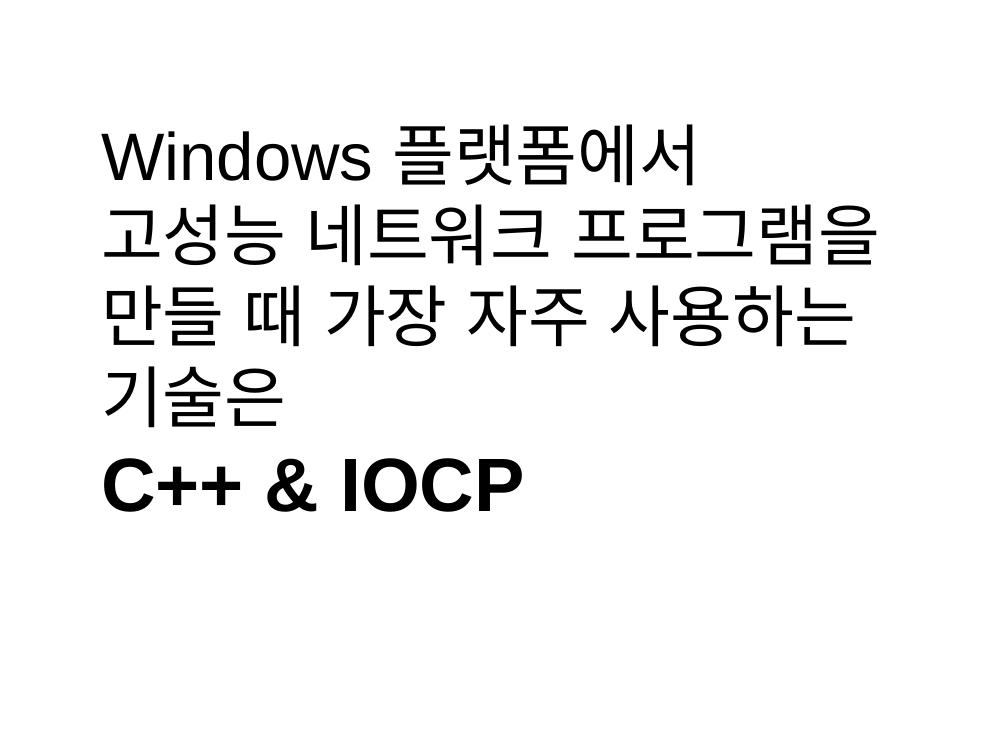
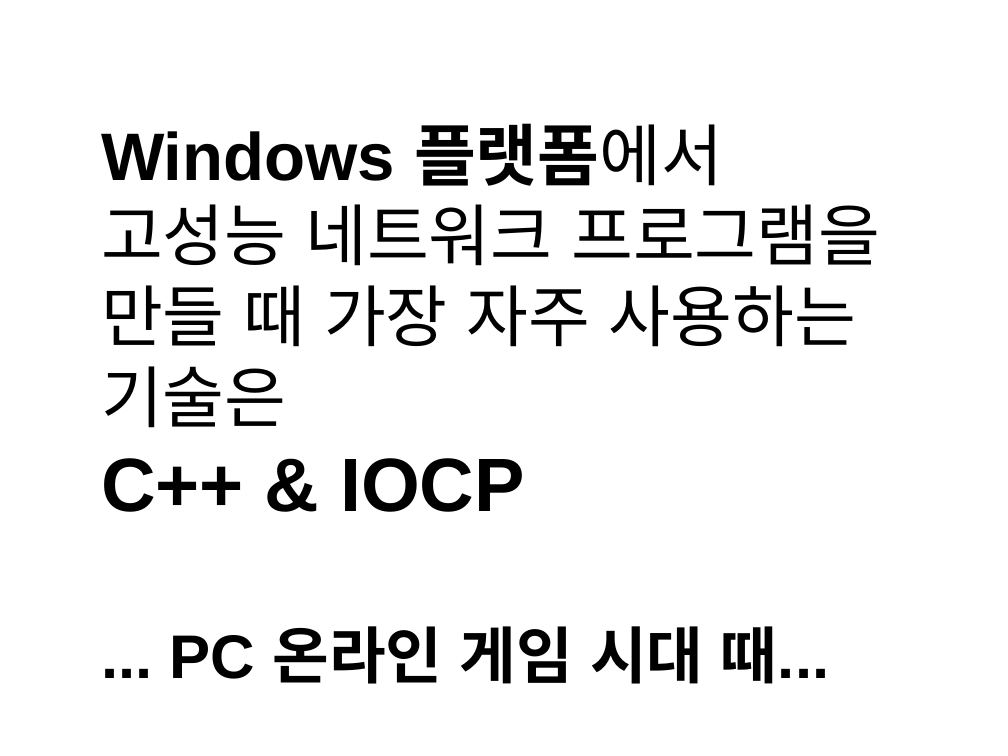
Before and after one commit to jacking75/conf_kgc2016_SuperSocket, a slide deck: slide 2 of {KGC2016]오픈소스 네트워크 엔진 SuperSocket 사용하기.pptx. Drawn at 1008x756 pixels with LibreOffice and Linux fonts; fonts in the diff are those of the drawing. Boxes give left, top, right and bottom in pixels: in the first picture for what was removed or moved away, otherwise in the second. Text is boxed around its words. In the diff, an @@ line names an element or a change of style, - is before the commit and + after.

```diff
--- a/{KGC2016]오픈소스 네트워크 엔진 SuperSocket 사용하기.pptx
+++ b/{KGC2016]오픈소스 네트워크 엔진 SuperSocket 사용하기.pptx
@@ text at box(101, 123, 880, 428): bold on in "Windows 플랫폼에서" @@
@@ text at box(169, 626, 829, 684): paragraph added @@
+... PC 온라인 게임 시대 때...
```
Also in this commit, not shown: 3 other slides changed, 1 slide added, 5 slides removed.
